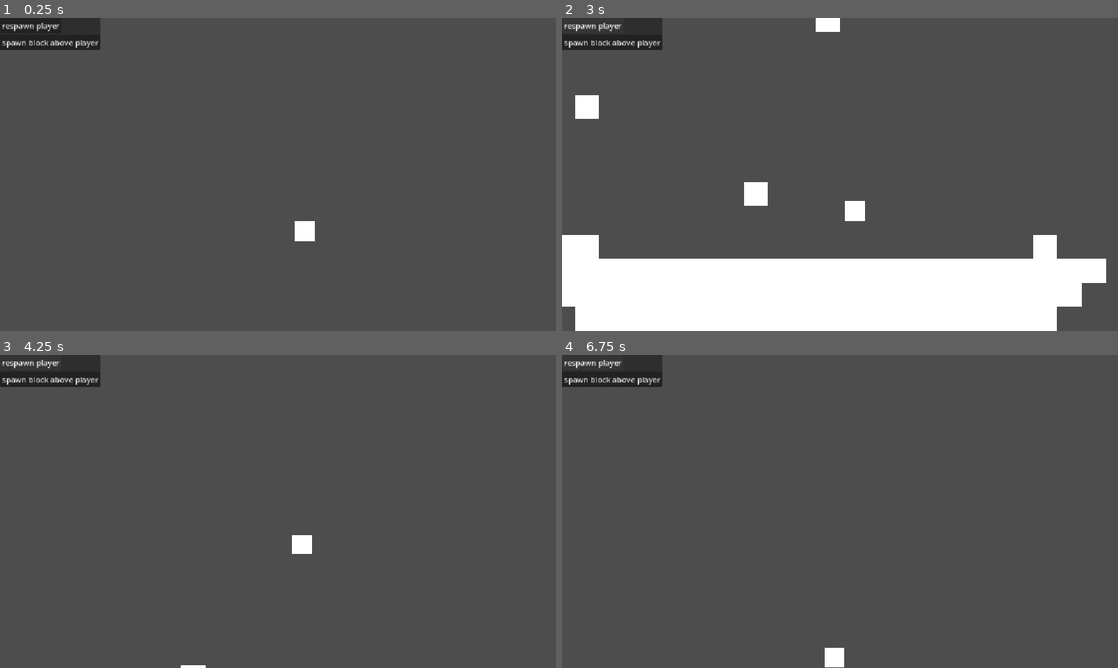
Above: before the commit, frames 1-4 (two rows, left to right).
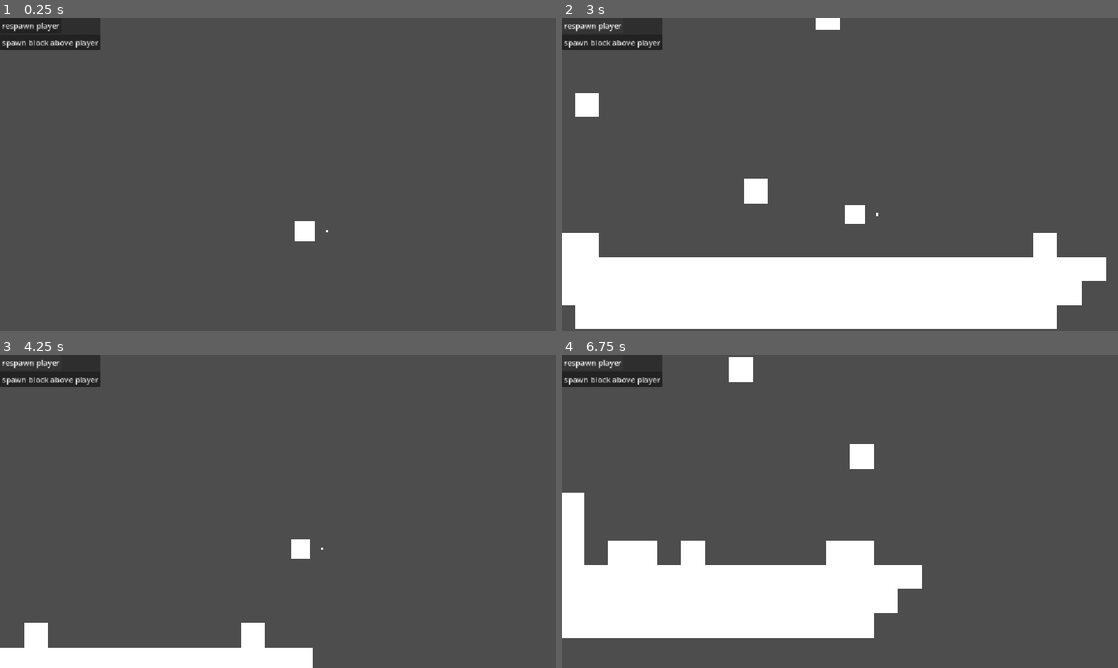
Above: after the commit, the same moments.

Repository: itsMapleLeaf/falling-box
Game: Godot game, scene res://game/main.tscn
The game is run twice, just before and just after one commit, with the same random seed, the same clock (stepped at 60 frames per second) and the same inputs.
Inputs:
- Up to frame 1 (0.25 s): no input
- Up to frame 2 (3 s): click "respawn player" at 0.5 s; click "respawn player" at 1.25 s; click "respawn player" at 2 s; tap Enter at 2.75 s; hold Right (move_right) from 2.78 s (still down); tap Space (jump) at 2.85 s
- Up to frame 3 (4.25 s): keep holding Right (move_right); tap Space (jump) at 3.02, 3.32, 3.77, 3.8, 4.07 s; tap I at 3.6 s
- Up to frame 4 (6.75 s): release Right (move_right) at 4.28 s; hold Left (move_left) 4.28-5.03 s; tap Space (jump) at 4.35, 5.27, 5.3, 5.57, 5.85, 6.02, 6.32 s; hold Right (move_right) 5.03-6.53 s; tap I at 5.1, 6.6 s; hold Left (move_left) from 6.53 s (still down)

The runs differ from the first frame. In frame 1, less than 0.1% of the frame differs, in the area x 58-59%, y 67-69%; in frame 2, 1.3%; in frame 3, 4.4%; in frame 4, 18%, in the area x 0-65%, y 0-100%.

Commit message:
prefer constants over export var

Diff:
--- a/game/falling_block.gd
+++ b/game/falling_block.gd
@@ -1,9 +1,10 @@
+class_name FallingBlock
 extends CharacterBody2D
 
-@export var gravity: float
-@export var terminal_velocity: float
+const GRAVITY = 800.0
+const TERMINAL_VELOCITY = 600.0
+const MAX_LIFETIME = 15.0
 
-@export var max_lifetime: float
 var lifetime: float
 
 @onready var sprite: ColorRect = %ColorRect
@@ -11,7 +12,7 @@
 
 
 func _ready() -> void:
-	lifetime = max_lifetime
+	lifetime = MAX_LIFETIME
 	sprite.color.a = 0
 
 
@@ -29,8 +30,8 @@
 
 func _physics_process(delta: float) -> void:
 	velocity.y = clampf(
-		velocity.y + gravity * delta,
-		-terminal_velocity,
-		terminal_velocity,
+			velocity.y + GRAVITY * delta,
+			-TERMINAL_VELOCITY,
+			TERMINAL_VELOCITY,
 	)
 	move_and_slide()
--- a/game/falling_block.tscn
+++ b/game/falling_block.tscn
@@ -9,9 +9,6 @@
 collision_layer = 2
 collision_mask = 6
 script = ExtResource("1_653rq")
-gravity = 800.0
-terminal_velocity = 600.0
-max_lifetime = 15.0
 
 [node name="ColorRect" type="ColorRect" parent="." unique_id=1550194909]
 unique_name_in_owner = true
--- a/game/player.gd
+++ b/game/player.gd
@@ -1,33 +1,46 @@
 extends CharacterBody2D
 
-@export var move_speed := 500.0
-@export var move_accel := 10.0
+const MOVE_SPEED = 500.0
+const MOVE_ACCEL = 10.0
+const GRAVITY = 2500.0
+const JUMP_STRENGTH = 700.0
 
-@export var gravity := 2500.0
+var jumps := 2
+var facing := 1
 
-@export var jump_strength := 700.0
-var jumps := 2
+@onready var facing_dot: MeshInstance2D = $FacingDot
+@onready var facing_dot_distance := facing_dot.position.x - position.x
 
 
 func _ready() -> void:
 	velocity = Vector2(0, 100)
 
 
+func _unhandled_key_input(event: InputEvent) -> void:
+	if event.is_action_pressed("move_left"):
+		facing = -1
+		facing_dot.position = facing_dot_distance * Vector2.LEFT
+
+	if event.is_action_pressed("move_right"):
+		facing = 1
+		facing_dot.position = facing_dot_distance * Vector2.RIGHT
+
+
 func _physics_process(delta: float) -> void:
-	velocity += gravity * Vector2.DOWN * delta
+	velocity += GRAVITY * Vector2.DOWN * delta
 
 	# intentionally allows jumping twice after walking off a ledge - more fun this way!
 	if is_on_floor():
 		jumps = 2
 
 	if Input.is_action_just_pressed("jump") and jumps > 0:
-		velocity.y = -jump_strength
+		velocity.y = -JUMP_STRENGTH
 		jumps -= 1
 
 	velocity.x = lerpf(
-		velocity.x,
-		Input.get_axis("move_left", "move_right") * move_speed,
-		clampf(move_accel * delta, 0, 1),
+			velocity.x,
+			Input.get_axis("move_left", "move_right") * MOVE_SPEED,
+			clampf(MOVE_ACCEL * delta, 0, 1),
 	)
 
 	move_and_slide()
--- a/game/player.tscn
+++ b/game/player.tscn
@@ -1,6 +1,12 @@
 [gd_scene format=3 uid="uid://48dg7eo7ue11"]
 
 [ext_resource type="Script" uid="uid://c78xjkapb6nqk" path="res://game/player.gd" id="1_dadds"]
+
+[sub_resource type="QuadMesh" id="QuadMesh_5a5w3"]
+size = Vector2(5, 5)
+
+[sub_resource type="QuadMesh" id="QuadMesh_dadds"]
+size = Vector2(40, 40)
 
 [sub_resource type="RectangleShape2D" id="RectangleShape2D_yf5fn"]
 size = Vector2(40, 40)
@@ -8,20 +14,13 @@
 [node name="Player" type="CharacterBody2D" unique_id=1227805615]
 collision_mask = 14
 script = ExtResource("1_dadds")
-metadata/_edit_group_ = true
 
-[node name="ColorRect" type="ColorRect" parent="." unique_id=1394335362]
-anchors_preset = 8
-anchor_left = 0.5
-anchor_top = 0.5
-anchor_right = 0.5
-anchor_bottom = 0.5
-offset_left = -20.0
-offset_top = -20.0
-offset_right = 20.0
-offset_bottom = 20.0
-grow_horizontal = 2
-grow_vertical = 2
+[node name="FacingDot" type="MeshInstance2D" parent="." unique_id=282419734]
+position = Vector2(45, 0)
+mesh = SubResource("QuadMesh_5a5w3")
+
+[node name="Body" type="MeshInstance2D" parent="." unique_id=692973737]
+mesh = SubResource("QuadMesh_dadds")
 
 [node name="CollisionShape2D" type="CollisionShape2D" parent="." unique_id=161440801]
 shape = SubResource("RectangleShape2D_yf5fn")
